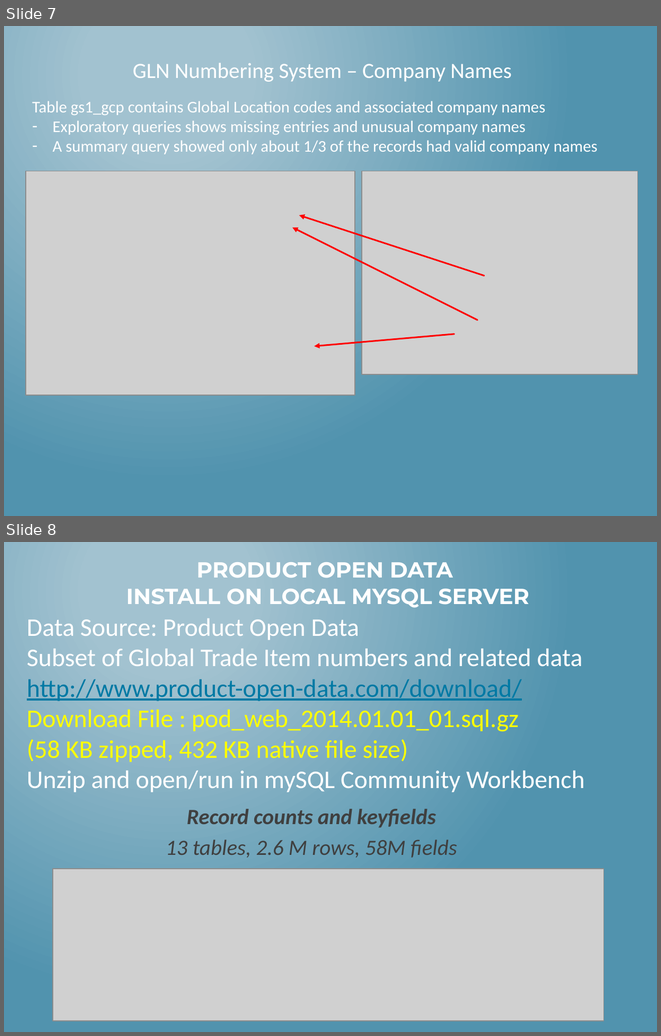
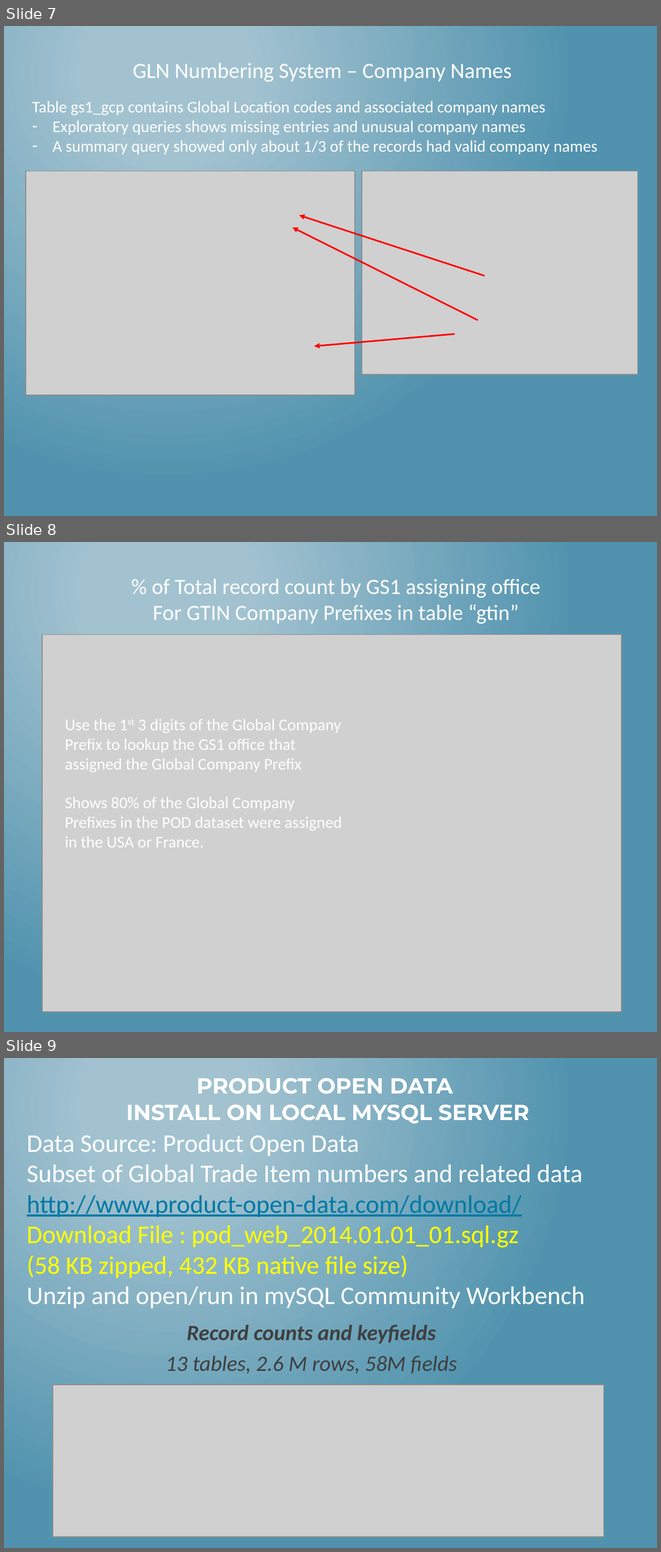
Before and after one commit to rlisbona/MSDS-7330-Term-Paper-1, a slide deck: Paper/Insights using MySQL to explore Global Trade Item.pptx. Shown one above the other, each under a label of ours: slides 7 and 8 before the commit, slides 7, 8 and 9 after it. The pictures are 661x1036 and 661x1552 pixels, drawn with LibreOffice and Linux fonts; fonts in the diff are those of the drawing; grey boxes stand for pictures. Boxes give left, top, right and bottom in pixels: in the first picture for what was removed or moved away, otherwise in the second. Text is boxed around its words. In the diff, an @@ line names an element or a change of style, - is before the commit and + after.

```diff
--- a/Paper/Insights using MySQL to explore Global Trade Item.pptx
+++ b/Paper/Insights using MySQL to explore Global Trade Item.pptx
@@ slide 8 added at bbox=[4, 542, 657, 1032], background gradient #A3C3D1 to #5194AF @@
@@ text added at bbox=[152, 579, 541, 624], 24 pt, text #FFFFFF @@
+% of Total record count by GS1 assigning office
+For GTIN Company Prefixes in table “gtin”
@@ picture added at bbox=[42, 635, 621, 1012] @@
@@ text added at bbox=[65, 719, 342, 847], 18 pt, text #FFFFFF @@
+Use the 1st 3 digits of the Global Company Prefix to lookup the GS1 office that assigned the Global Company Prefix
+Shows 80% of the Global Company Prefixes in the POD dataset were assigned in the USA or France.
@@ what was slide 8 is now slide 9 @@
```
Also in this commit, not shown: 1 slide changed, 1 other slide added, 7 other files.
